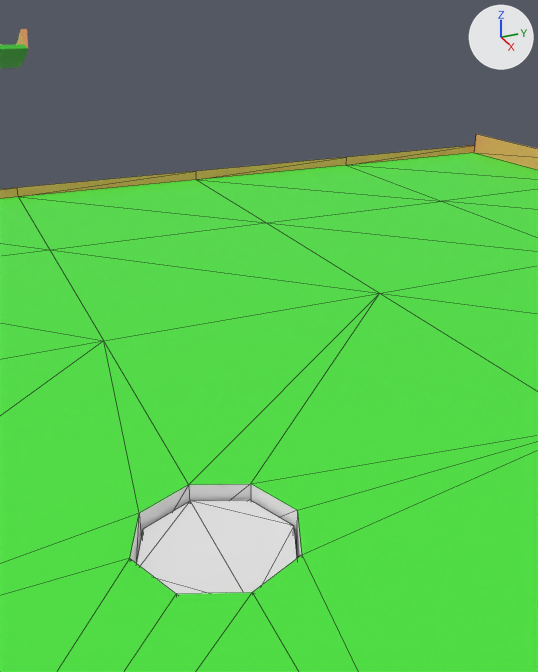
A saved change to the glTF model public/m-golf-holes-001.glb.
Both versions are drawn from a 50 mm camera at (81.13, -0.395, 0.976) aimed at (80.003, 0.112, 0.413). Every picture has the same lights, and +X, +Y and +Z are marked at upper right. The picture after the commit comes second. Mesh edges are drawn as thin lines on the coarser meshes. Objects named as collision shapes, trigger or cutter boxes, shadow casters or lower levels of detail are left out.

Objects in the first picture: 'Green_Visual', 'Hole_Trigger', 'Track_Visual'.
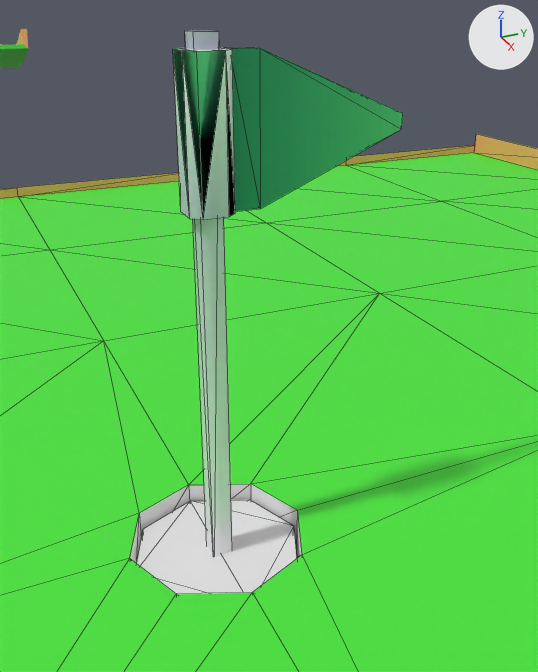
Boxes [x1, y1, x2, y2] around the edits, measured in the pictures (538 x 672 px):
'1_Flag_Visual', added (green)
    after: [173, 30, 403, 556]

What the commit changed:
Picture 'colormap' (img_colormap) is new.
Material 'colormap.003' (mat_colormap_003) is new.
Its texture is img_colormap.
Its roughness is 0.553.
Mesh me_scene_003 is new.
It has 36 vertices, 58 faces and spans x 79.96..80.038, y -0.035..0.361, z -0.097..0.928.
It uses material mat_colormap_003 (picture img_colormap).
Object '1_Flag_Visual' (ob_1_flag_visual) is new; it shows me_scene_003.
Its location is (0.0, 0.0, 0.0).
